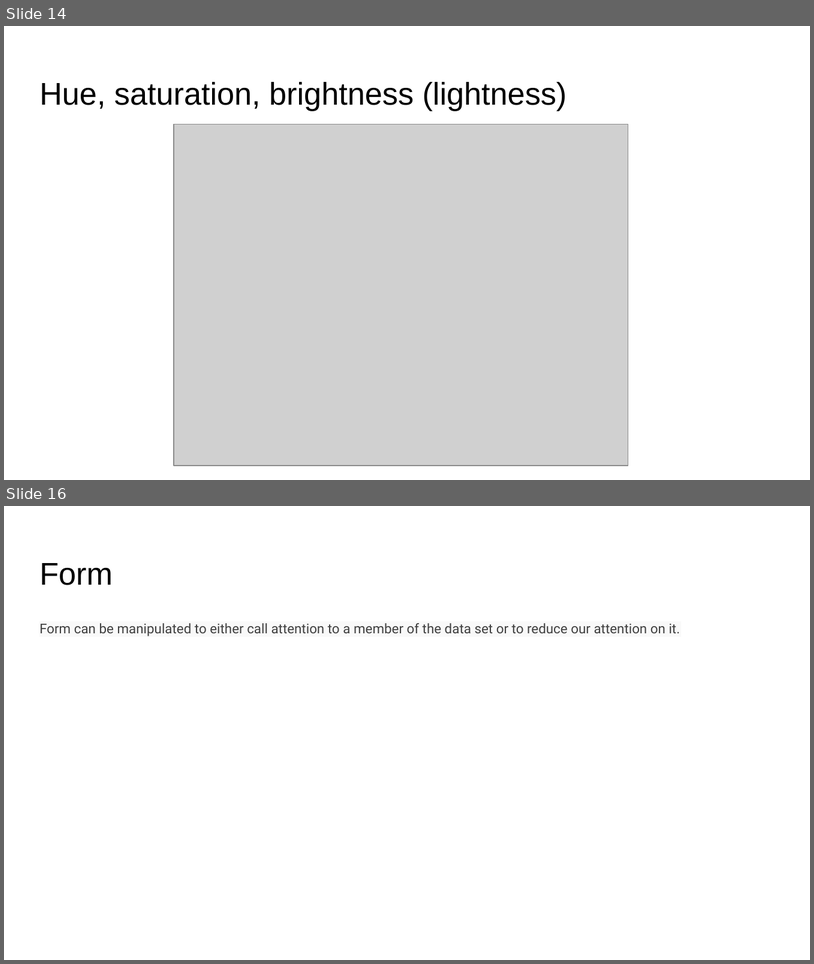
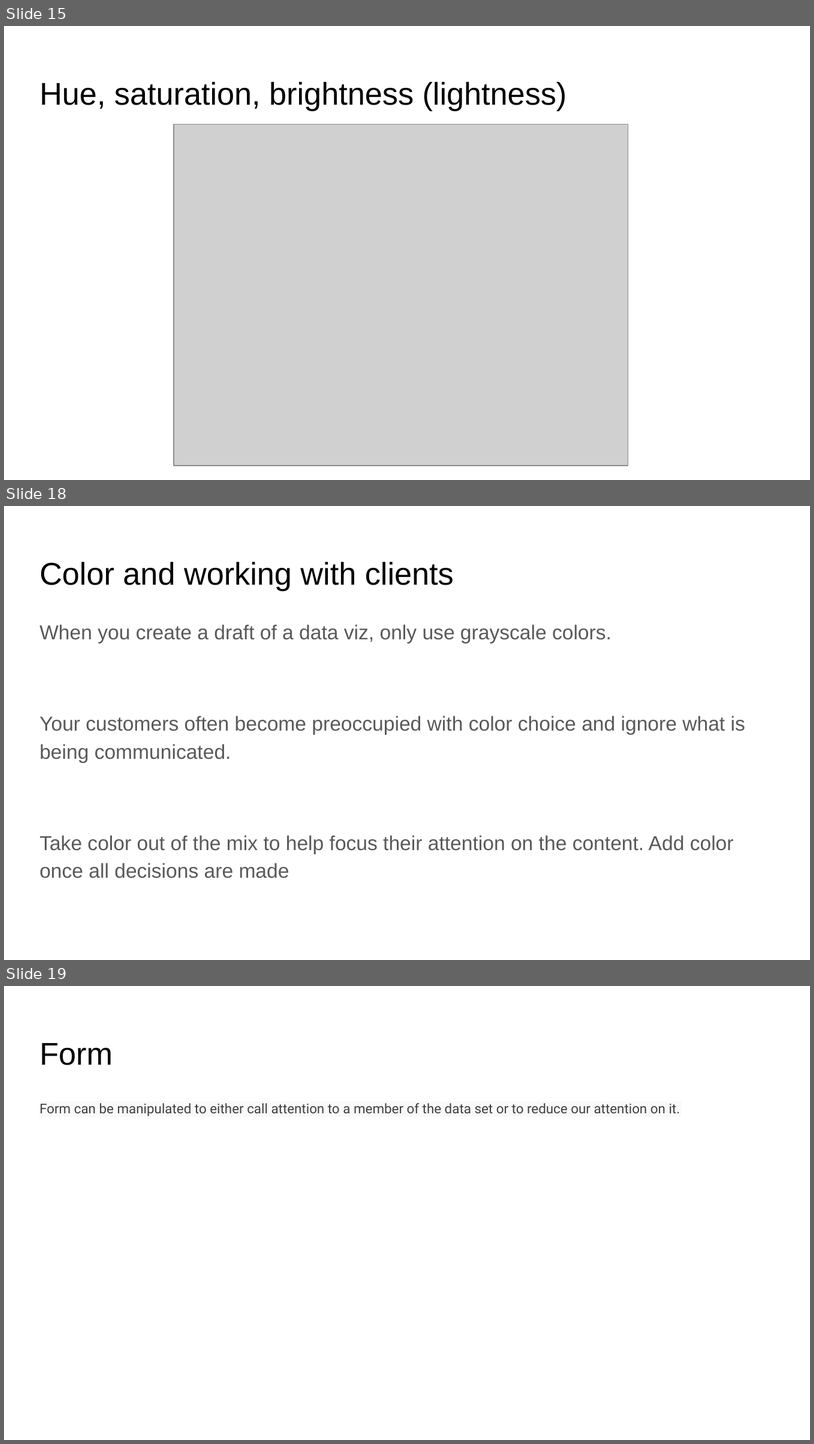
Before and after one commit to soslin/ds-trainings-i-created, a slide deck: Made you look!.pptx. Shown one above the other, each under a label of ours: slides 14 and 16 before the commit, slides 15, 18 and 19 after it; the slides between them are not shown. The pictures are 814x964 and 814x1444 pixels, drawn with LibreOffice and Linux fonts; fonts in the diff are those of the drawing; grey boxes stand for pictures. Boxes give left, top, right and bottom in pixels: in the first picture for what was removed or moved away, otherwise in the second. Text is boxed around its words. In the diff, an @@ line names an element or a change of style, - is before the commit and + after.

```diff
--- a/Made you look!.pptx
+++ b/Made you look!.pptx
@@ slide 18 added at box(4, 506, 810, 960), background #FFFFFF @@
@@ title added at box(39, 562, 454, 591), 28 pt, text #000000 @@
+Color and working with clients
@@ text added at box(39, 624, 746, 878), 18 pt, text #595959 @@
+When you create a draft of a data viz, only use grayscale colors.
+Your customers often become preoccupied with color choice and ignore what is being communicated.
+Take color out of the mix to help focus their attention on the content. Add color once all decisions are made
@@ what was slide 14 is now slide 15 @@
@@ what was slide 16 is now slide 19 @@
```
Also in this commit, not shown: 5 slides changed, 3 other slides added, 1 slide removed.
